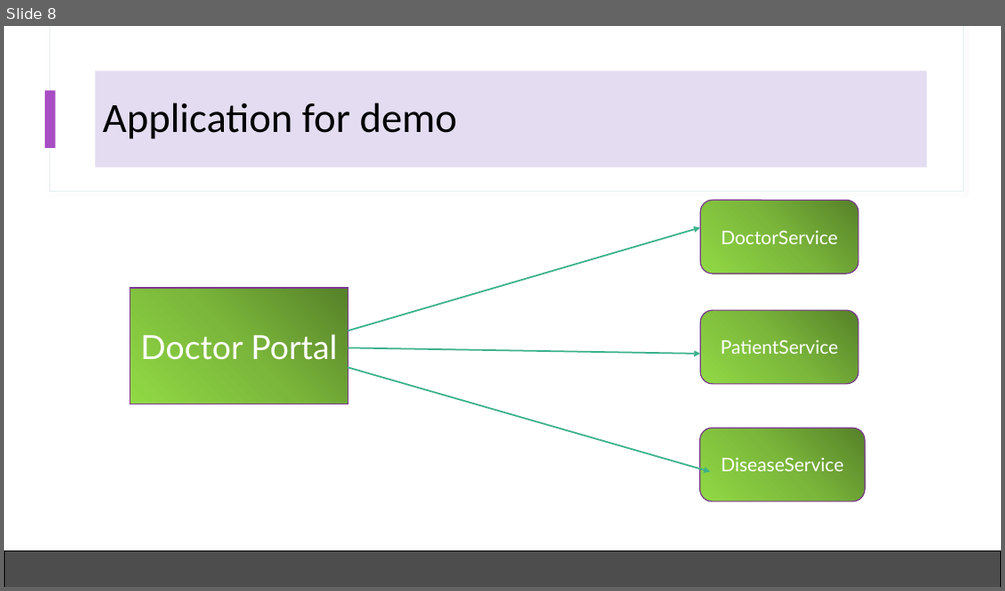
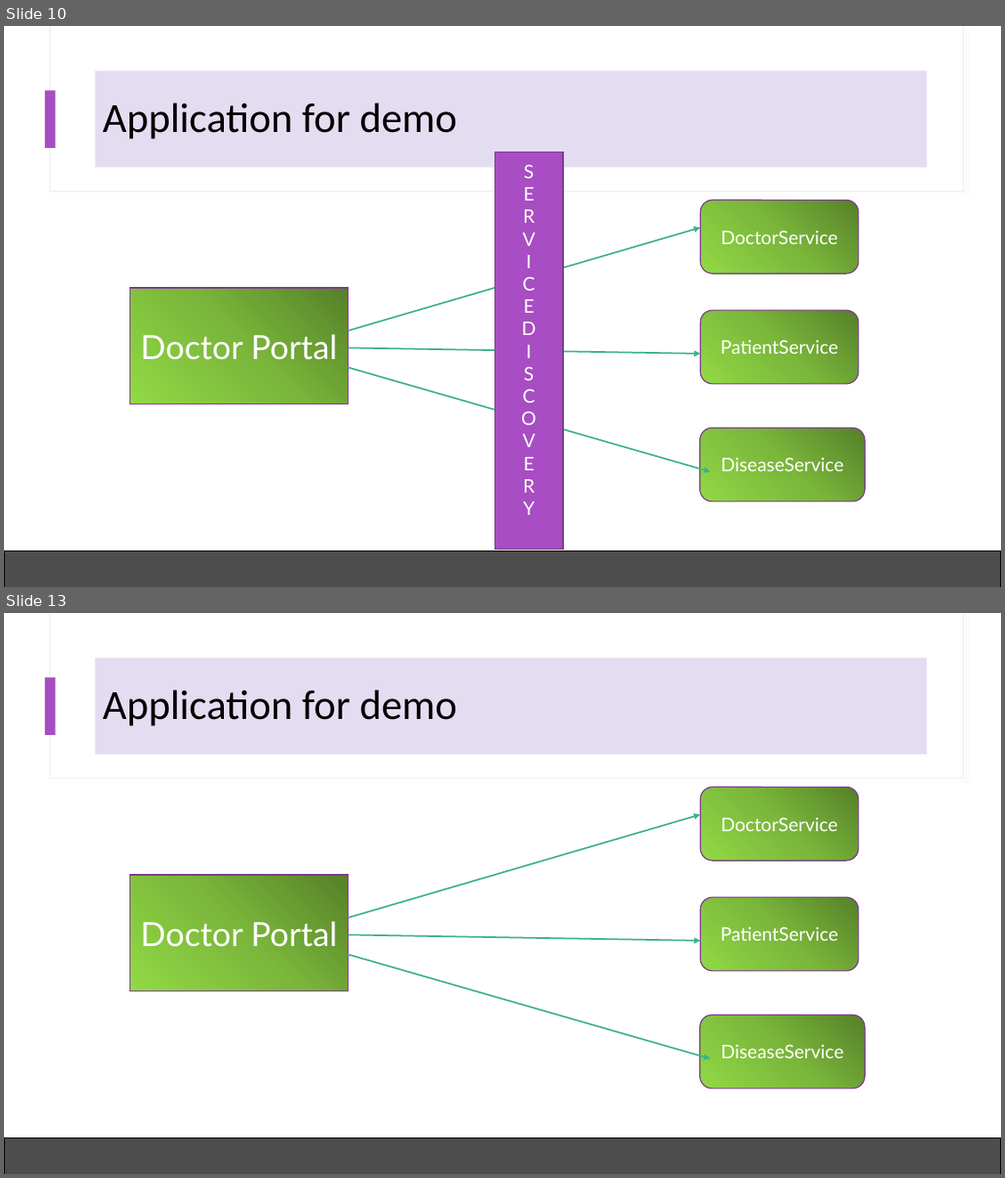
Before and after one commit to codefarm0/Load-Balancing-In-Microservices-Ribbon, a slide deck: LOAD BALANCING.pptx. Shown one above the other, each under a label of ours: slide 8 before the commit, slides 10 and 13 after it; the slides between them are not shown. The pictures are 1005x591 and 1005x1178 pixels, drawn with LibreOffice and Linux fonts; fonts in the diff are those of the drawing. Boxes give left, top, right and bottom in pixels: in the first picture for what was removed or moved away, otherwise in the second. Text is boxed around its words. In the diff, an @@ line names an element or a change of style, - is before the commit and + after.

Commit message:
load balancer with service discovery

```diff
--- a/LOAD BALANCING.pptx
+++ b/LOAD BALANCING.pptx
@@ slide 10 added at box(4, 26, 1001, 587), background #FFFFFF; not listed: 3 template elements that a slide beside it also shows @@
@@ title added at box(96, 70, 927, 168), fill #E4DDF1, 40 pt, text #000000 @@
+Application for demo
@@ rectangle added at box(494, 151, 563, 548), fill #A84DC3, outline #7C3990 1 pt, 18 pt, text #FFFFFF @@
+S
+E
+R
+V
+I
+C
+E
+D
+I
+S
+C
+O
+V
+E
+R
+Y
@@ rounded rectangle added at box(700, 200, 858, 273), fill gradient #57812A to #7BB73B to #92DA46, outline #7C3990 1 pt, 18 pt, text #FFFFFF @@
+DoctorService
@@ arrow added from (348, 330) to (700, 228), #3BB18C 1.5 pt @@
@@ rectangle added at box(130, 288, 348, 403), fill gradient #57812A to #7BB73B to #92DA46, outline #7C3990 1 pt, 32 pt, text #FFFFFF @@
+Doctor Portal
@@ rounded rectangle added at box(700, 310, 858, 384), fill gradient #57812A to #7BB73B to #92DA46, outline #7C3990 1 pt, 18 pt, text #FFFFFF @@
+PatientService
@@ arrow added from (348, 347) to (700, 354), #3BB18C 1.5 pt @@
@@ arrow added from (348, 367) to (710, 472), #3BB18C 1.5 pt @@
@@ rounded rectangle added at box(700, 427, 866, 501), fill gradient #57812A to #7BB73B to #92DA46, outline #7C3990 1 pt, 18 pt, text #FFFFFF @@
+DiseaseService
@@ rectangle added at box(4, 551, 1001, 587), fill #4D4D4D, outline #000000 1 pt @@
@@ what was slide 8 is now slide 13 @@
```
Also in this commit, not shown: 4 other slides added, 23 other files.
